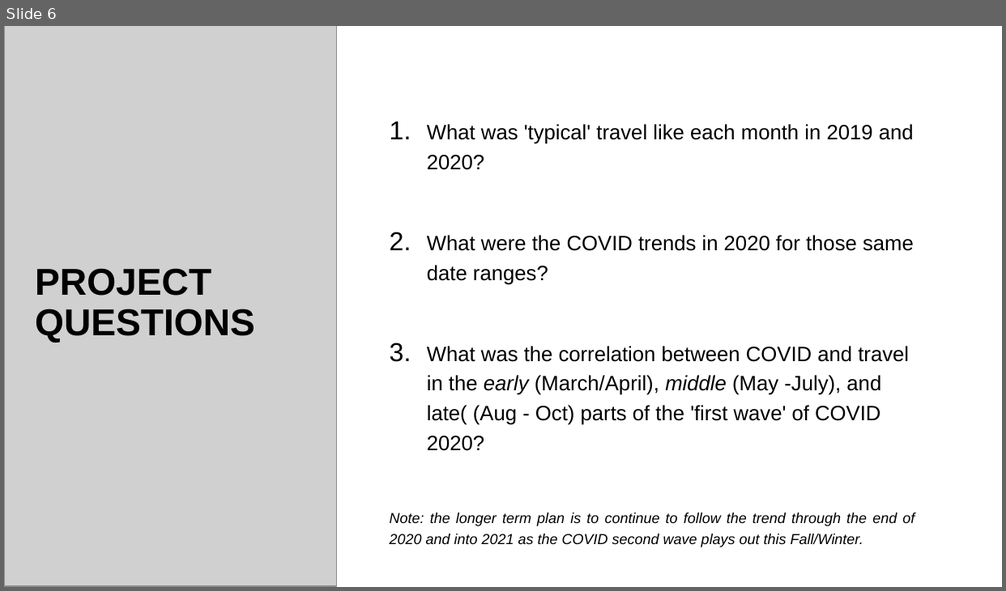
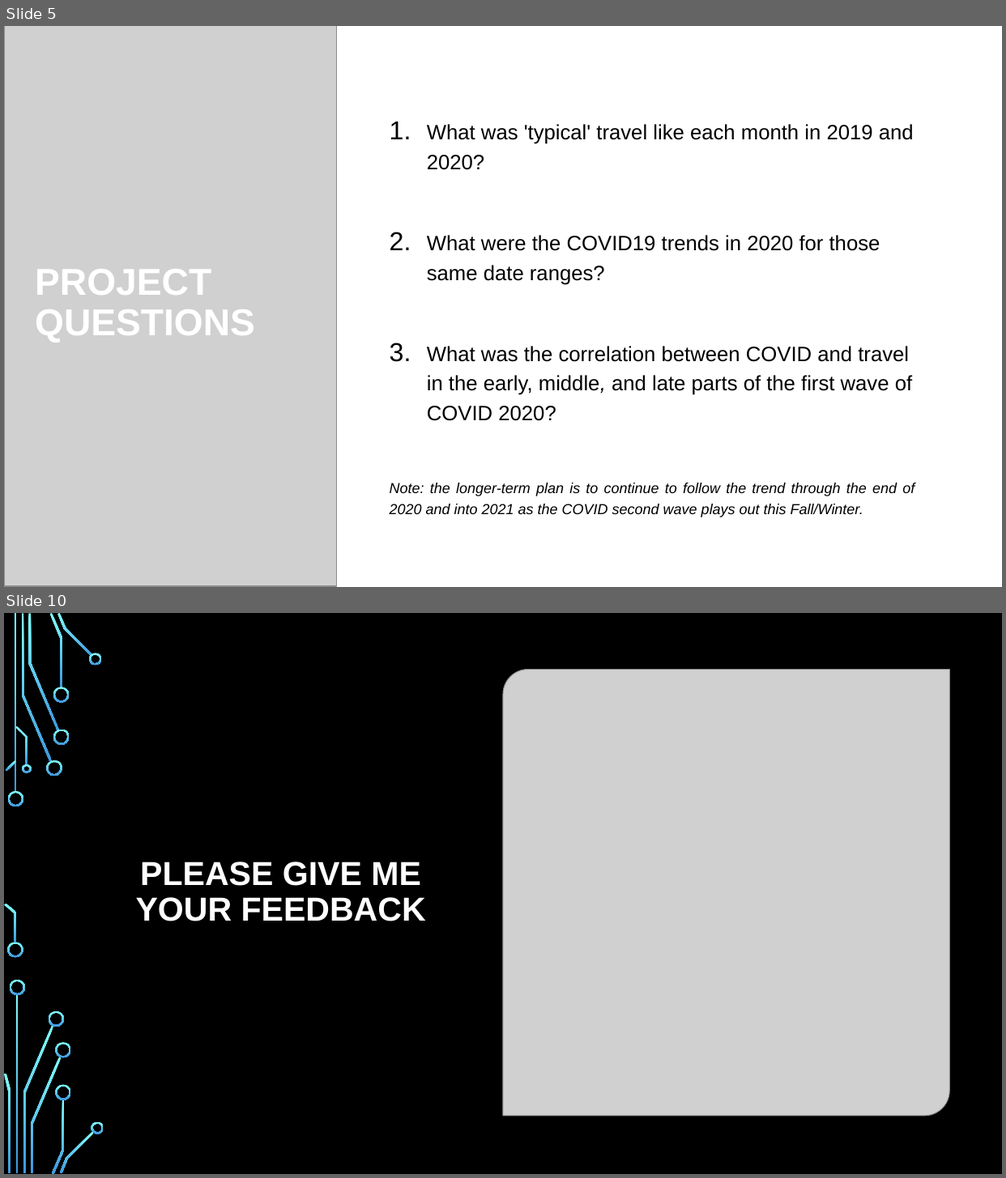
Before and after one commit to abielhammonds/COVID19_TravelStats_Project, a slide deck: COVID19_Travel Project Presentation.pptx. Shown one above the other, each under a label of ours: slide 6 before the commit, slides 5 and 10 after it; the slides between them are not shown. The pictures are 1006x591 and 1006x1178 pixels, drawn with LibreOffice and Linux fonts; fonts in the diff are those of the drawing; grey boxes stand for pictures; background and template pictures are left out. Boxes give left, top, right and bottom in pixels: in the first picture for what was removed or moved away, otherwise in the second. Text is boxed around its words. In the diff, an @@ line names an element or a change of style, - is before the commit and + after.

```diff
--- a/COVID19_Travel Project Presentation.pptx
+++ b/COVID19_Travel Project Presentation.pptx
@@ slide 10 added at (x1=4, y1=613, x2=1002, y2=1174), background picture (left out) @@
@@ rectangle added at (x1=4, y1=613, x2=1002, y2=1174), fill #000000 @@
@@ picture added at (x1=503, y1=669, x2=950, y2=1116) @@
@@ title added at (x1=136, y1=862, x2=426, y2=922), 32 pt, text #FFFFFF, bold @@
+PLEASE GIVE ME YOUR FEEDBACK
@@ group added at (x1=4, y1=613, x2=104, y2=1174): 24 freeform shapes, 2 rectangles @@
@@ group added at (x1=4, y1=613, x2=987, y2=1174): 14 freeform shapes, 3 rectangles @@
@@ what was slide 6 is now slide 5 @@
@@ slide 5 changed as well @@
@@ title "PROJECT QUESTIONS" at (x1=35, y1=269, x2=255, y2=343): text colour #000000 to #FFFFFF @@
@@ text at (x1=390, y1=235, x2=914, y2=518): text changed @@
-2. What were the COVID trends in 2020 for those same date ranges?
-3. What was the correlation between COVID and travel in the early (March/April), middle (May -July), and late( (Aug - Oct) parts of the 'first wave' of COVID 2020?
-Note: the longer term plan is to continue to follow the trend through the end of 2020 and into 2021 as the COVID second wave plays out this Fall/Winter.
+2. What were the COVID19 trends in 2020 for those same date ranges?
+3. What was the correlation between COVID and travel in the early, middle, and late parts of the first wave of COVID 2020?
+Note: the longer-term plan is to continue to follow the trend through the end of 2020 and into 2021 as the COVID second wave plays out this Fall/Winter.
```
Also in this commit, not shown: 5 other slides changed, 6 other slides added, 48 slides removed.
